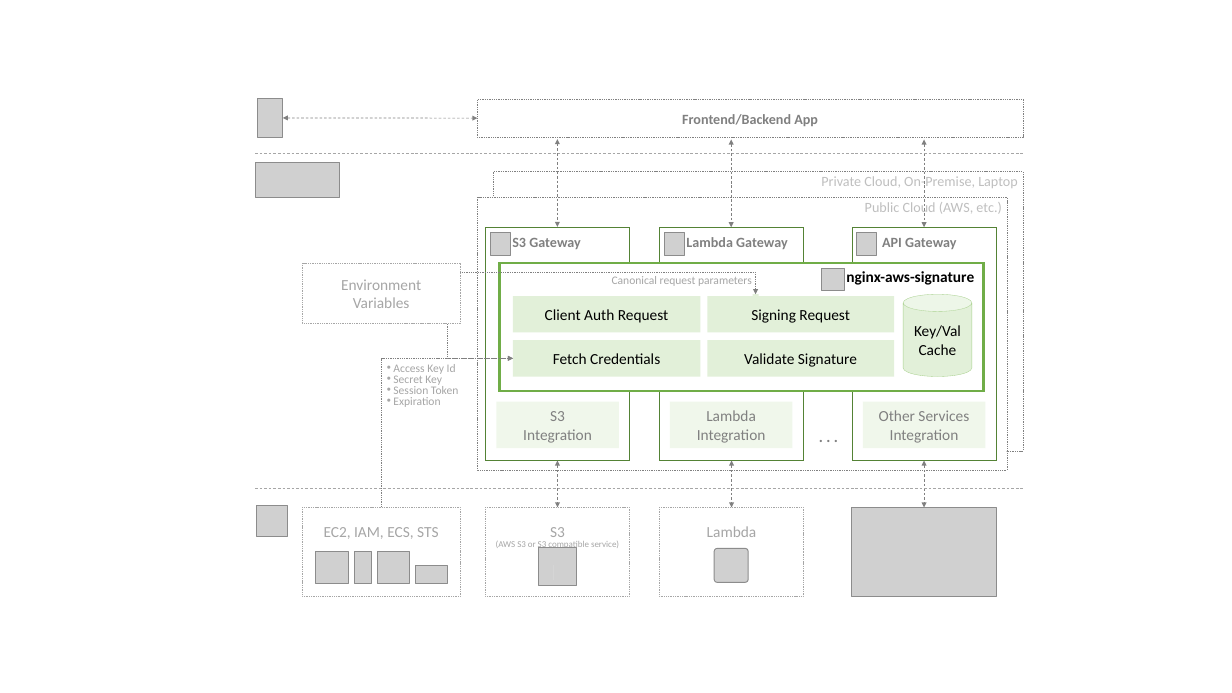
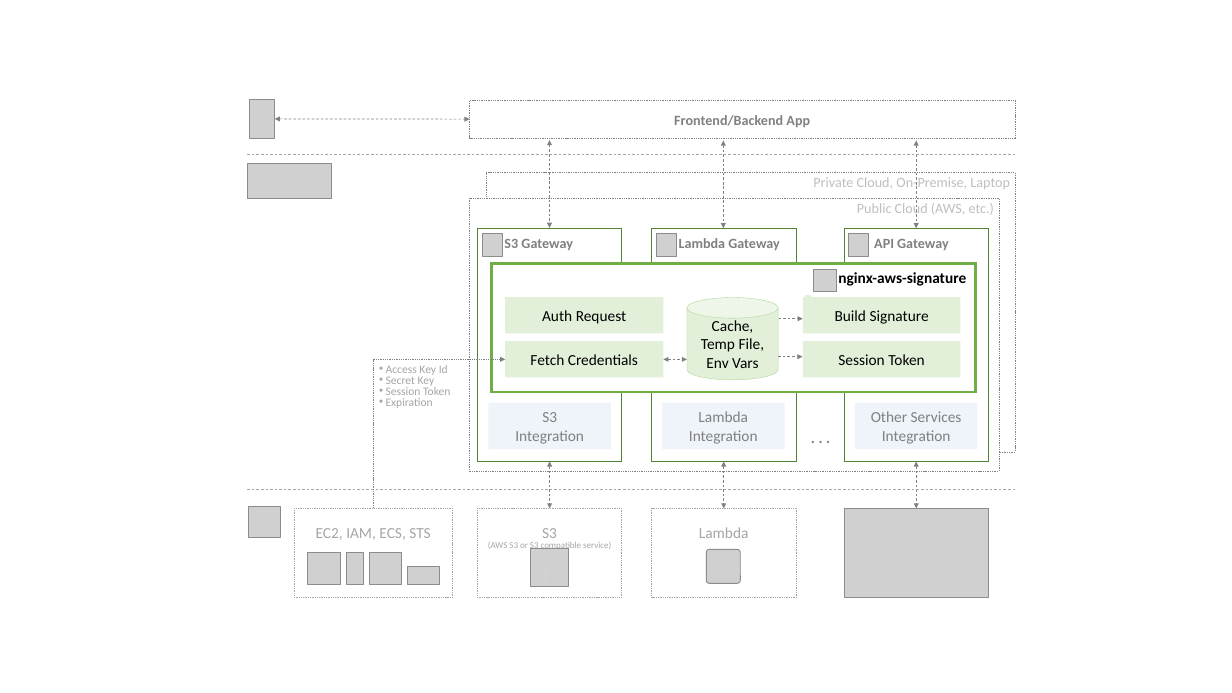
Before and after one commit to nginxinc/nginx-aws-signature, a slide deck: slide 1 of docs/nginx-aws-signature.pptx. Drawn at 1232x693 pixels with LibreOffice and Linux fonts; fonts in the diff are those of the drawing; grey boxes stand for pictures. Boxes give left, top, right and bottom in pixels: in the first picture for what was removed or moved away, otherwise in the second. Text is boxed around its words. In the diff, an @@ line names an element or a change of style, - is before the commit and + after.

Commit message:
docs: NGINX AWS Signature Flow

```diff
--- a/docs/nginx-aws-signature.pptx
+++ b/docs/nginx-aws-signature.pptx
@@ 7 rectangles, 5 double arrows, 3 pictures, 2 lines: place and size @@
-7 rectangles, 5 double arrows, 3 pictures, 2 lines at (255,99,1023,597)
+7 rectangles, 5 double arrows, 3 pictures, 2 lines at (248,100,1016,598)
@@ rectangle removed at (303,263,461,324) @@
-Environment
-Variables
@@ elbow arrow removed from (459, 273) to (756, 294) @@
@@ rectangle "Auth Request": place and size @@
-rectangle "Auth Request" at (513,296,701,332)
+rectangle "Auth Request" at (506,298,664,334)
@@ text removed at (612,276,752,286) @@
-Canonical request parameters
@@ cylinder "Cache,": place and size @@
-cylinder "Cache," at (903,294,971,376)
+cylinder "Cache," at (687,298,778,380)
@@ rectangle "Build Signature": place and size @@
-rectangle "Build Signature" at (708,296,895,332)
+rectangle "Build Signature" at (803,298,961,334)
@@ rectangle: place and size @@
-rectangle at (752,294,759,309)
+rectangle at (805,295,811,310)
@@ elbow arrow removed from (382, 323) to (513, 359) @@
@@ text in rectangle at (542,310,626,324): text changed @@
-Client Auth Request
+Auth Request
@@ text in cylinder at (701,320,765,368): text changed @@
-Key/Val
-Cache
+Cache,
+Temp File,
+Env Vars
@@ arrow added from (779, 319) to (803, 319), #808080 0.5 pt dashed @@
@@ text in rectangle at (835,310,929,324): text changed @@
-Signing Request
+Build Signature
@@ rectangle "Fetch Credentials": place and size @@
-rectangle "Fetch Credentials" at (513,340,701,376)
+rectangle "Fetch Credentials" at (506,341,664,377)
@@ arrow added from (778, 357) to (803, 357), #808080 0.5 pt dashed @@
@@ rectangle "Session Token": place and size @@
-rectangle "Session Token" at (708,340,895,376)
+rectangle "Session Token" at (803,341,961,377)
@@ text in rectangle at (838,354,924,365): text changed @@
-Validate Signature
+Session Token
@@ 11 pictures, 6 rectangles, 2 texts, 2 double arrows, 1 elbow arrow: place and size @@
-11 pictures, 6 rectangles, 2 texts, 2 double arrows, 1 elbow arrow at (256,99,1023,597)
+11 pictures, 6 rectangles, 2 texts, 2 double arrows, 1 elbow arrow at (248,100,1016,598)
@@ double arrow added from (664, 360) to (687, 360), #808080 0.5 pt dashed @@
@@ fill #E2F0D9 at 50% opacity to #DEEBF7 at 50% opacity in 3 elements at (489,403,612,449), (855,403,978,449), (662,403,785,449) @@
```
Also in this commit, not shown: 1 slide added, 4 other files.
